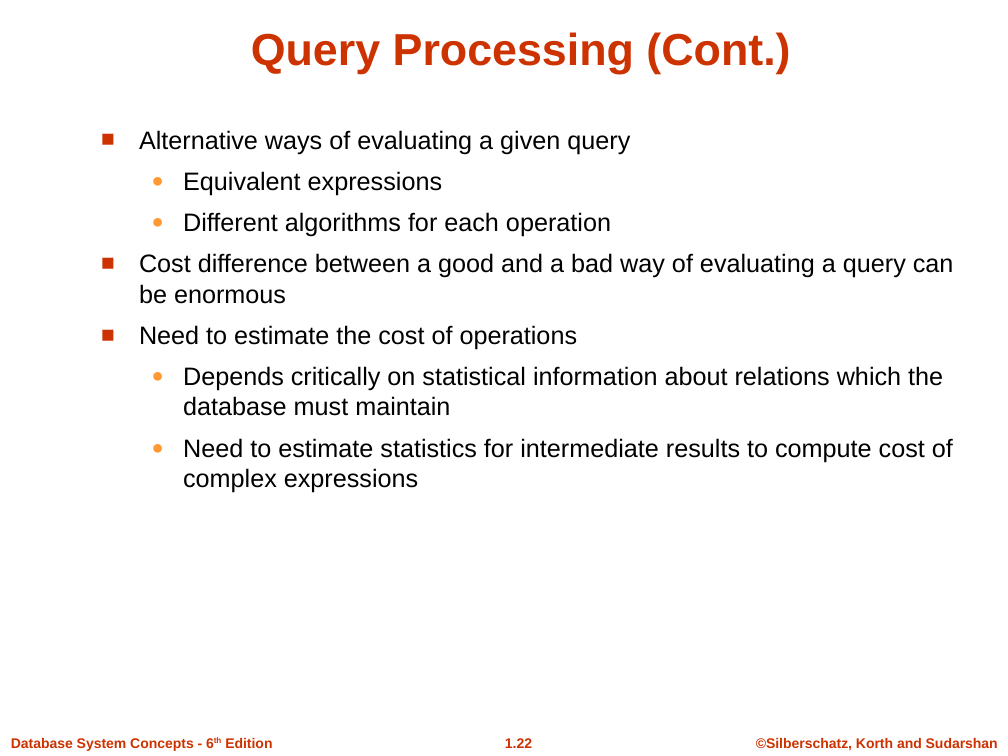
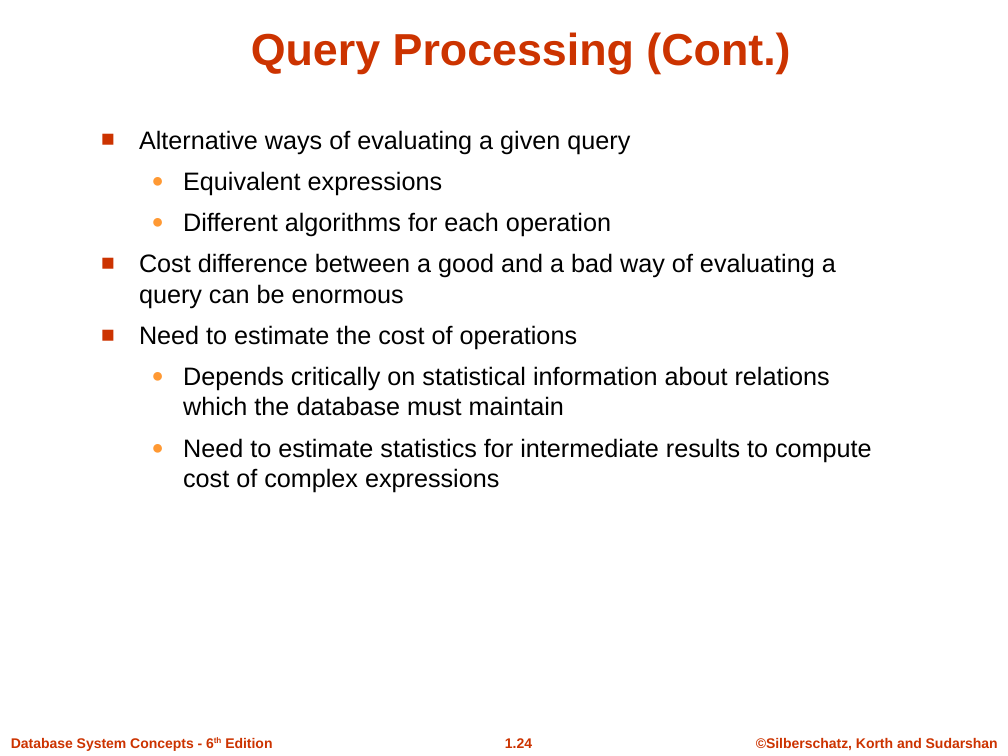
Before and after one commit to Sumonta056/SUST-Autorickshaw-Management-System, a slide deck: slide 24 of Theory/Learning Theory Of Databases/Slides/ch1.ppt (slide 22 before the commit). Drawn at 1008x756 pixels with LibreOffice and Linux fonts; fonts in the diff are those of the drawing; background and template pictures are left out. Boxes give left, top, right and bottom in pixels: in the first picture for what was removed or moved away, otherwise in the second. Text is boxed around its words. In the diff, an @@ line names an element or a change of style, - is before the commit and + after.

```diff
--- a/Theory/Learning Theory Of Databases/Slides/ch1.ppt
+++ b/Theory/Learning Theory Of Databases/Slides/ch1.ppt
@@ text "Alternative ways of evaluating a ..." rewrapped from (x1=139, y1=130, x2=954, y2=493) to (x1=139, y1=130, x2=872, y2=493) @@
@@ page number at (x1=505, y1=738, x2=532, y2=748): text changed @@
-1.22
+1.24
```
Also in this commit, not shown: 17 other slides changed, 4 slides added, 5 slides removed, 11 other files.
